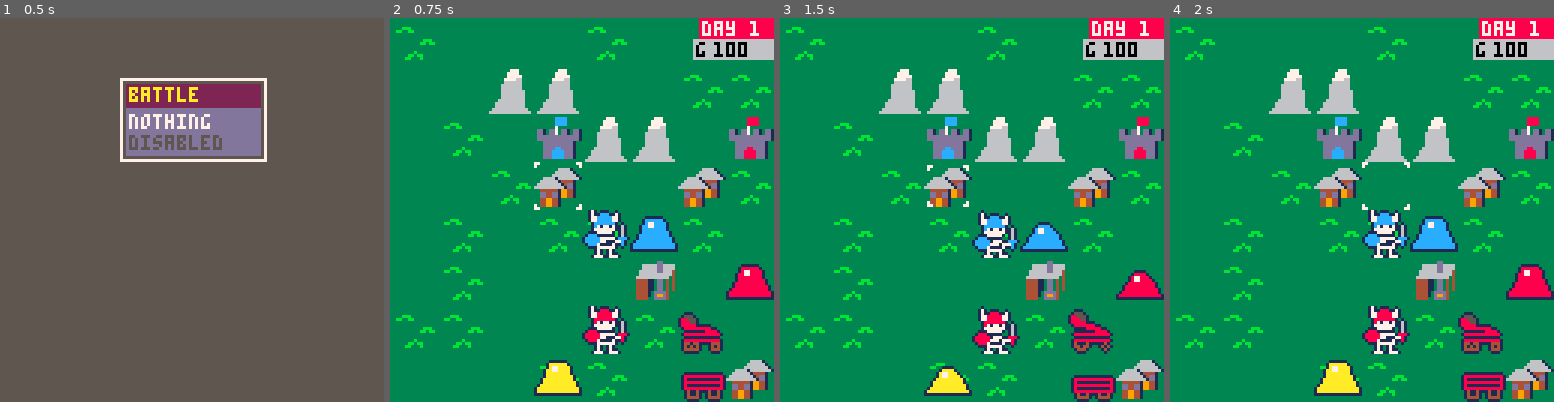
Above: before the commit, frames 1-4 (left to right).
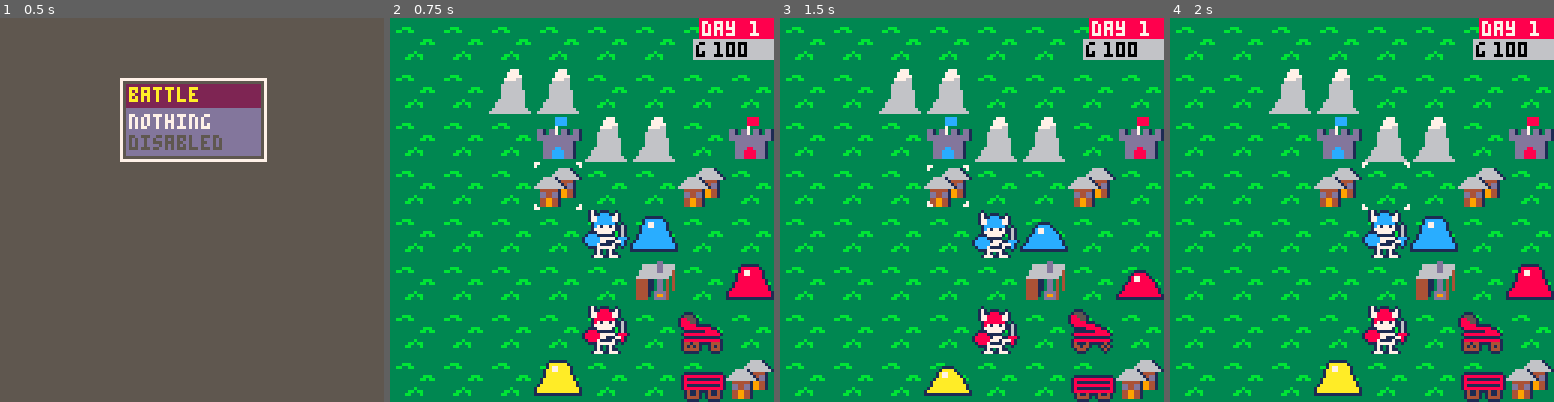
Above: after the commit, the same moments.

Repository: Cuttleshock/PICO-8-projects
Game: PICO-8 cartridge wars.p8
Same seed, same stepped clock (60 frames per second), same inputs: the game is played once before the commit and once after it.
Inputs:
- Up to frame 1 (0.5 s): tap X (X key) at 0.33 s
- Up to frame 2 (0.75 s): tap O (Z key) at 0.7 s
- Up to frame 3 (1.5 s): tap X (X key) at 1.07 s
- Up to frame 4 (2 s): hold Right from 1.6 s (still down); tap O (Z key) at 1.7 s; tap X (X key) at 1.85 s

Frame 1 is identical in both runs. In frame 2, 4.2% of the frame differs, in the area x 1-100%, y 2-99%; in frame 3, 4.2%; in frame 4, 4.2%.

Commit message:
Replace zero'd terrain with real plains

Diff:
--- a/wars.p8
+++ b/wars.p8
@@ -1245,40 +1245,40 @@
 0100000000000000000000000000000000000000000000000000000000000000000202010103030404030300000000000002020101030304040303000000000000000000000000000000000000000000000000000000000000000000000000000000000000000000000000000000000000000000000000000000000000000000
 0000000000000000000000000000000000000000000000000000000000000000000000000000000000000000000000000000000000000000000000000000000000000000000000000000000000000000000000000000000000000000000000000000000000000000000000000000000000000000000000000000000000000000
 __map__
-2324000000000000232400000000000000000000000000000000212221222324000000000000000000000000000000000000000000000000000000000000000000000000000000000000000000000000000000000000000000000000000000000000000000000000000000000000000000000000000000000000000000000000
-3334000000000000333400000000000000000000000000000000313231323334000000000000000000000000000000000000000000000000000000000000000000000000000000000000000000000000000000000000000000000000000000000000000000000000000000000000000000000000000000000000000000000000
-0000000021222122000000002324232400002324000023242324212200002324000000000000000000000000000000000000000000000000000000000000000000000000000000000000000000000000000000000000000000000000000000000000000000000000000000000000000000000000000000000000000000000000
-0000000031323132000000003334333400003334000033343334313200003334000000000000000000000000000000000000000000000000000000000000000000000000000000000000000000000000000000000000000000000000000000000000000000000000000000000000000000000000000000000000000000000000
-0000232400002728212221220000272821222122000023242122212223240000000000000000000000000000000000000000000000000000000000000000000000000000000000000000000000000000000000000000000000000000000000000000000000000000000000000000000000000000000000000000000000000000
-0000333400003738313231320000373831323132000033343132313233340000000000000000000000000000000000000000000000000000000000000000000000000000000000000000000000000000000000000000000000000000000000000000000000000000000000000000000000000000000000000000000000000000
-0000000023242526000000002526232400002122232400002526252600000000000000000000000000000000000000000000000000000000000000000000000000000000000000000000000000000000000000000000000000000000000000000000000000000000000000000000000000000000000000000000000000000000
-0000000033343536000000003536333400003132333400003536353600000000000000000000000000000000000000000000000000000000000000000000000000000000000000000000000000000000000000000000000000000000000000000000000000000000000000000000000000000000000000000000000000000000
-0000232400002324232400002324000023242324000000002324232400002324000000000000000000000000000000000000000000000000000000000000000000000000000000000000000000000000000000000000000000000000000000000000000000000000000000000000000000000000000000000000000000000000
-0000333400003334333400003334000033343334000000003334333400003334000000000000000000000000000000000000000000000000000000000000000000000000000000000000000000000000000000000000000000000000000000000000000000000000000000000000000000000000000000000000000000000000
-00002324000000000000292a0000000000002324000000000000000021222122000000000000000000000000000000000000000000000000000000000000000000000000000000000000000000000000000000000000000000000000000000000000000000000000000000000000000000000000000000000000000000000000
-00003334000000000000393a0000000000003334000000000000000031323132000000000000000000000000000000000000000000000000000000000000000000000000000000000000000000000000000000000000000000000000000000000000000000000000000000000000000000000000000000000000000000000000
-2324232400000000000023240000000023242728000000002122212221220000000000000000000000000000000000000000000000000000000000000000000000000000000000000000000000000000000000000000000000000000000000000000000000000000000000000000000000000000000000000000000000000000
-3334333400000000000033340000000033343738000000003132313231320000000000000000000000000000000000000000000000000000000000000000000000000000000000000000000000000000000000000000000000000000000000000000000000000000000000000000000000000000000000000000000000000000
-0000000000002324232400000000252625262122252600002122000023240000000000000000000000000000000000000000000000000000000000000000000000000000000000000000000000000000000000000000000000000000000000000000000000000000000000000000000000000000000000000000000000000000
-0000000000003334333400000000353635363132353600003132000033340000000000000000000000000000000000000000000000000000000000000000000000000000000000000000000000000000000000000000000000000000000000000000000000000000000000000000000000000000000000000000000000000000
-2122252600002728000000000000252621222526252623240000000000000000000000000000000000000000000000000000000000000000000000000000000000000000000000000000000000000000000000000000000000000000000000000000000000000000000000000000000000000000000000000000000000000000
-3132353600003738000000000000353631323536353633340000000000000000000000000000000000000000000000000000000000000000000000000000000000000000000000000000000000000000000000000000000000000000000000000000000000000000000000000000000000000000000000000000000000000000
-2122252623242324252623240000232421220000000023240000000000000000000000000000000000000000000000000000000000000000000000000000000000000000000000000000000000000000000000000000000000000000000000000000000000000000000000000000000000000000000000000000000000000000
-3132353633343334353633340000333431320000000033340000000000000000000000000000000000000000000000000000000000000000000000000000000000000000000000000000000000000000000000000000000000000000000000000000000000000000000000000000000000000000000000000000000000000000
-2122212221220000000000000000000000002324232400000000232423242324000000000000000000000000000000000000000000000000000000000000000000000000000000000000000000000000000000000000000000000000000000000000000000000000000000000000000000000000000000000000000000000000
-3132313231320000000000000000000000003334333400000000333433343334000000000000000000000000000000000000000000000000000000000000000000000000000000000000000000000000000000000000000000000000000000000000000000000000000000000000000000000000000000000000000000000000
-2122212200002324000000000000000000000000000023240000232400000000000000000000000000000000000000000000000000000000000000000000000000000000000000000000000000000000000000000000000000000000000000000000000000000000000000000000000000000000000000000000000000000000
-3132313200003334000000000000000000000000000033340000333400000000000000000000000000000000000000000000000000000000000000000000000000000000000000000000000000000000000000000000000000000000000000000000000000000000000000000000000000000000000000000000000000000000
-2122212200002324000000002324232423240000000000002122212200002324000000000000000000000000000000000000000000000000000000000000000000000000000000000000000000000000000000000000000000000000000000000000000000000000000000000000000000000000000000000000000000000000
-3132313200003334000000003334333433340000000000003132313200003334000000000000000000000000000000000000000000000000000000000000000000000000000000000000000000000000000000000000000000000000000000000000000000000000000000000000000000000000000000000000000000000000
-2122000023240000000023240000212221222122232421222122212221222122000000000000000000000000000000000000000000000000000000000000000000000000000000000000000000000000000000000000000000000000000000000000000000000000000000000000000000000000000000000000000000000000
-3132000033340000000033340000313231323132333431323132313231323132000000000000000000000000000000000000000000000000000000000000000000000000000000000000000000000000000000000000000000000000000000000000000000000000000000000000000000000000000000000000000000000000
-2122000023240000000021222122000021220000232400000000212221222122000000000000000000000000000000000000000000000000000000000000000000000000000000000000000000000000000000000000000000000000000000000000000000000000000000000000000000000000000000000000000000000000
-3132000033340000000031323132000031320000333400000000313231323132000000000000000000000000000000000000000000000000000000000000000000000000000000000000000000000000000000000000000000000000000000000000000000000000000000000000000000000000000000000000000000000000
-0000000000002324000023240000232400000000000000002324000021222122000000000000000000000000000000000000000000000000000000000000000000000000000000000000000000000000000000000000000000000000000000000000000000000000000000000000000000000000000000000000000000000000
-0000000000003334000033340000333400000000000000003334000031323132000000000000000000000000000000000000000000000000000000000000000000000000000000000000000000000000000000000000000000000000000000000000000000000000000000000000000000000000000000000000000000000000
-…(5 lines of a section not shown)…
+2324232423242324232423242324232423242324232423242324212221222324000000000000000000000000000000000000000000000000000000000000000000000000000000000000000000000000000000000000000000000000000000000000000000000000000000000000000000000000000000000000000000000000
+3334333433343334333433343334333433343334333433343334313231323334000000000000000000000000000000000000000000000000000000000000000000000000000000000000000000000000000000000000000000000000000000000000000000000000000000000000000000000000000000000000000000000000
+2324232421222122232423242324232423242324232423242324212223242324000000000000000000000000000000000000000000000000000000000000000000000000000000000000000000000000000000000000000000000000000000000000000000000000000000000000000000000000000000000000000000000000
+3334333431323132333433343334333433343334333433343334313233343334000000000000000000000000000000000000000000000000000000000000000000000000000000000000000000000000000000000000000000000000000000000000000000000000000000000000000000000000000000000000000000000000
+2324232423242728212221222324272821222122232423242122212223242324000000000000000000000000000000000000000000000000000000000000000000000000000000000000000000000000000000000000000000000000000000000000000000000000000000000000000000000000000000000000000000000000
+3334333433343738313231323334373831323132333433343132313233343334000000000000000000000000000000000000000000000000000000000000000000000000000000000000000000000000000000000000000000000000000000000000000000000000000000000000000000000000000000000000000000000000
+2324232423242526232423242526232423242122232423242526252623242324000000000000000000000000000000000000000000000000000000000000000000000000000000000000000000000000000000000000000000000000000000000000000000000000000000000000000000000000000000000000000000000000
+3334333433343536333433343536333433343132333433343536353633343334000000000000000000000000000000000000000000000000000000000000000000000000000000000000000000000000000000000000000000000000000000000000000000000000000000000000000000000000000000000000000000000000
+2324232423242324232423242324232423242324232423242324232423242324000000000000000000000000000000000000000000000000000000000000000000000000000000000000000000000000000000000000000000000000000000000000000000000000000000000000000000000000000000000000000000000000
+3334333433343334333433343334333433343334333433343334333433343334000000000000000000000000000000000000000000000000000000000000000000000000000000000000000000000000000000000000000000000000000000000000000000000000000000000000000000000000000000000000000000000000
+23242324232423242324292a2324232423242324232423242324232421222122000000000000000000000000000000000000000000000000000000000000000000000000000000000000000000000000000000000000000000000000000000000000000000000000000000000000000000000000000000000000000000000000
+33343334333433343334393a3334333433343334333433343334333431323132000000000000000000000000000000000000000000000000000000000000000000000000000000000000000000000000000000000000000000000000000000000000000000000000000000000000000000000000000000000000000000000000
+2324232423242324232423242324232423242728232423242122212221222324000000000000000000000000000000000000000000000000000000000000000000000000000000000000000000000000000000000000000000000000000000000000000000000000000000000000000000000000000000000000000000000000
+3334333433343334333433343334333433343738333433343132313231323334000000000000000000000000000000000000000000000000000000000000000000000000000000000000000000000000000000000000000000000000000000000000000000000000000000000000000000000000000000000000000000000000
+2324232423242324232423242324252625262122252623242122232423242324000000000000000000000000000000000000000000000000000000000000000000000000000000000000000000000000000000000000000000000000000000000000000000000000000000000000000000000000000000000000000000000000
+3334333433343334333433343334353635363132353633343132333433343334000000000000000000000000000000000000000000000000000000000000000000000000000000000000000000000000000000000000000000000000000000000000000000000000000000000000000000000000000000000000000000000000
+2122252623242728232423242324252621222526252623242324232423242324000000000000000000000000000000000000000000000000000000000000000000000000000000000000000000000000000000000000000000000000000000000000000000000000000000000000000000000000000000000000000000000000
+3132353633343738333433343334353631323536353633343334333433343334000000000000000000000000000000000000000000000000000000000000000000000000000000000000000000000000000000000000000000000000000000000000000000000000000000000000000000000000000000000000000000000000
+2122252623242324252623242324232421222324232423242324232423242324000000000000000000000000000000000000000000000000000000000000000000000000000000000000000000000000000000000000000000000000000000000000000000000000000000000000000000000000000000000000000000000000
+3132353633343334353633343334333431323334333433343334333433343334000000000000000000000000000000000000000000000000000000000000000000000000000000000000000000000000000000000000000000000000000000000000000000000000000000000000000000000000000000000000000000000000
+2122212221222324232423242324232423242324232423242324232423242324000000000000000000000000000000000000000000000000000000000000000000000000000000000000000000000000000000000000000000000000000000000000000000000000000000000000000000000000000000000000000000000000
+3132313231323334333433343334333433343334333433343334333433343334000000000000000000000000000000000000000000000000000000000000000000000000000000000000000000000000000000000000000000000000000000000000000000000000000000000000000000000000000000000000000000000000
+2122212223242324232423242324232423242324232423242324232423242324000000000000000000000000000000000000000000000000000000000000000000000000000000000000000000000000000000000000000000000000000000000000000000000000000000000000000000000000000000000000000000000000
+3132313233343334333433343334333433343334333433343334333433343334000000000000000000000000000000000000000000000000000000000000000000000000000000000000000000000000000000000000000000000000000000000000000000000000000000000000000000000000000000000000000000000000
+2122212223242324232423242324232423242324232423242122212223242324000000000000000000000000000000000000000000000000000000000000000000000000000000000000000000000000000000000000000000000000000000000000000000000000000000000000000000000000000000000000000000000000
+3132313233343334333433343334333433343334333433343132313233343334000000000000000000000000000000000000000000000000000000000000000000000000000000000000000000000000000000000000000000000000000000000000000000000000000000000000000000000000000000000000000000000000
+2122232423242324232423242324212221222122232421222122212221222122000000000000000000000000000000000000000000000000000000000000000000000000000000000000000000000000000000000000000000000000000000000000000000000000000000000000000000000000000000000000000000000000
+3132333433343334333433343334313231323132333431323132313231323132000000000000000000000000000000000000000000000000000000000000000000000000000000000000000000000000000000000000000000000000000000000000000000000000000000000000000000000000000000000000000000000000
+2122232423242324232421222122232421222324232423242324212221222122000000000000000000000000000000000000000000000000000000000000000000000000000000000000000000000000000000000000000000000000000000000000000000000000000000000000000000000000000000000000000000000000
+3132333433343334333431323132333431323334333433343334313231323132000000000000000000000000000000000000000000000000000000000000000000000000000000000000000000000000000000000000000000000000000000000000000000000000000000000000000000000000000000000000000000000000
+2324232423242324232423242324232423242324232423242324232421222122000000000000000000000000000000000000000000000000000000000000000000000000000000000000000000000000000000000000000000000000000000000000000000000000000000000000000000000000000000000000000000000000
+3334333433343334333433343334333433343334333433343334333431323132000000000000000000000000000000000000000000000000000000000000000000000000000000000000000000000000000000000000000000000000000000000000000000000000000000000000000000000000000000000000000000000000
+…(5 lines of a section not shown)…
